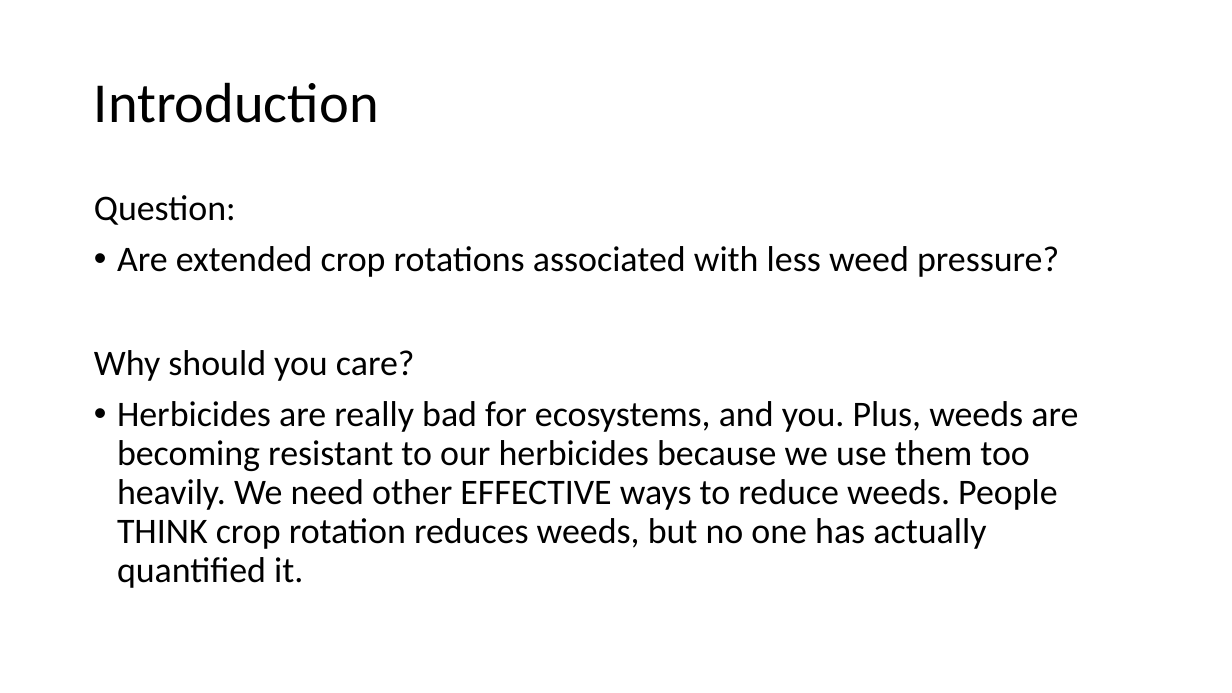
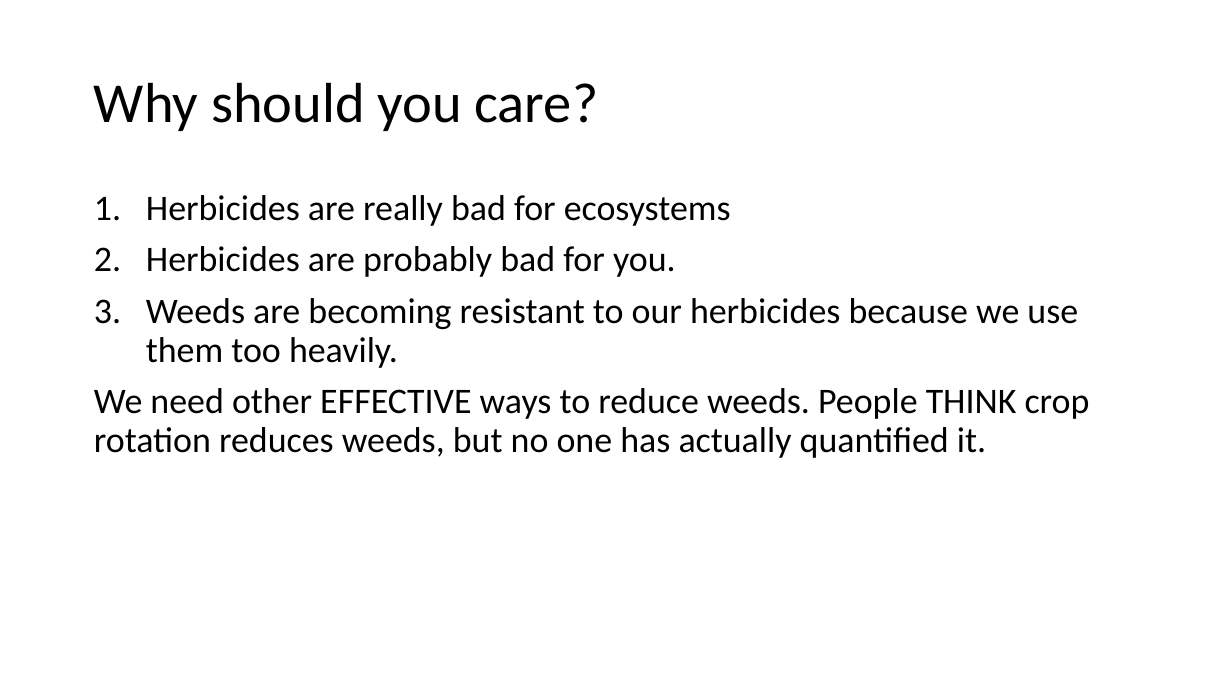
Before and after one commit to EEB698-F2018/analysis-outline-vanichols, a slide deck: slide 3 of Presentation_v1.pptx (slide 2 before the commit). Drawn at 1232x693 pixels with LibreOffice and Linux fonts; fonts in the diff are those of the drawing. Boxes give left, top, right and bottom in pixels: in the first picture for what was removed or moved away, otherwise in the second. Text is boxed around its words. In the diff, an @@ line names an element or a change of style, - is before the commit and + after.

```diff
--- a/Presentation_v1.pptx
+++ b/Presentation_v1.pptx
@@ title at [94,82,599,131]: text changed @@
-Introduction
+Why should you care?
@@ text at [94,195,1090,458]: text changed @@
-Question:
-• Are extended crop rotations associated with less weed pressure?
-Why should you care?
-• Herbicides are really bad for ecosystems, and you. Plus, weeds are becoming resistant to our herbicides because we use them too heavily. We need other EFFECTIVE ways to reduce weeds. People THINK crop rotation reduces weeds, but no one has actually quantified it.
+1. Herbicides are really bad for ecosystems
+2. Herbicides are probably bad for you.
+3. Weeds are becoming resistant to our herbicides because we use them too heavily.
+We need other EFFECTIVE ways to reduce weeds. People THINK crop rotation reduces weeds, but no one has actually quantified it.
```
Also in this commit, not shown: 9 other slides changed, 4 slides added.
